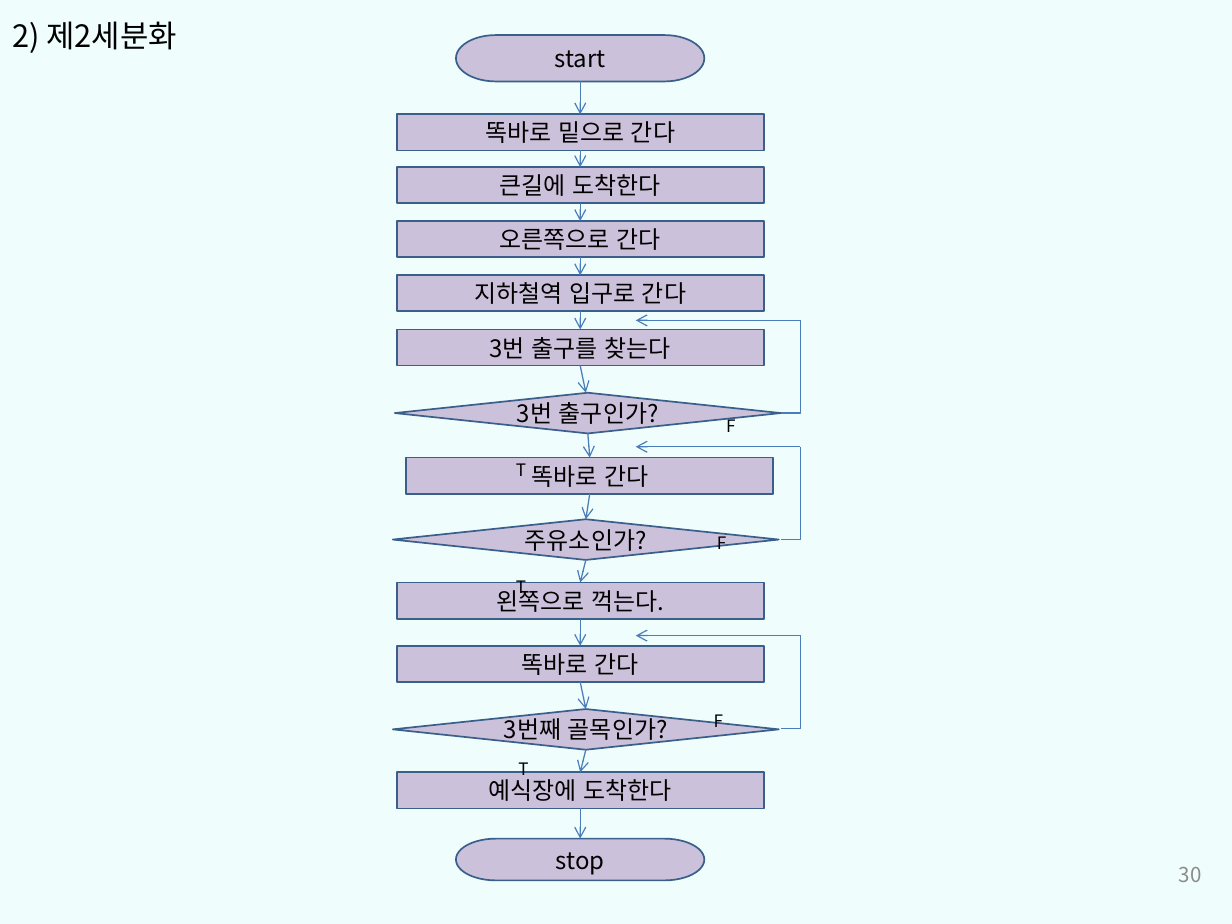
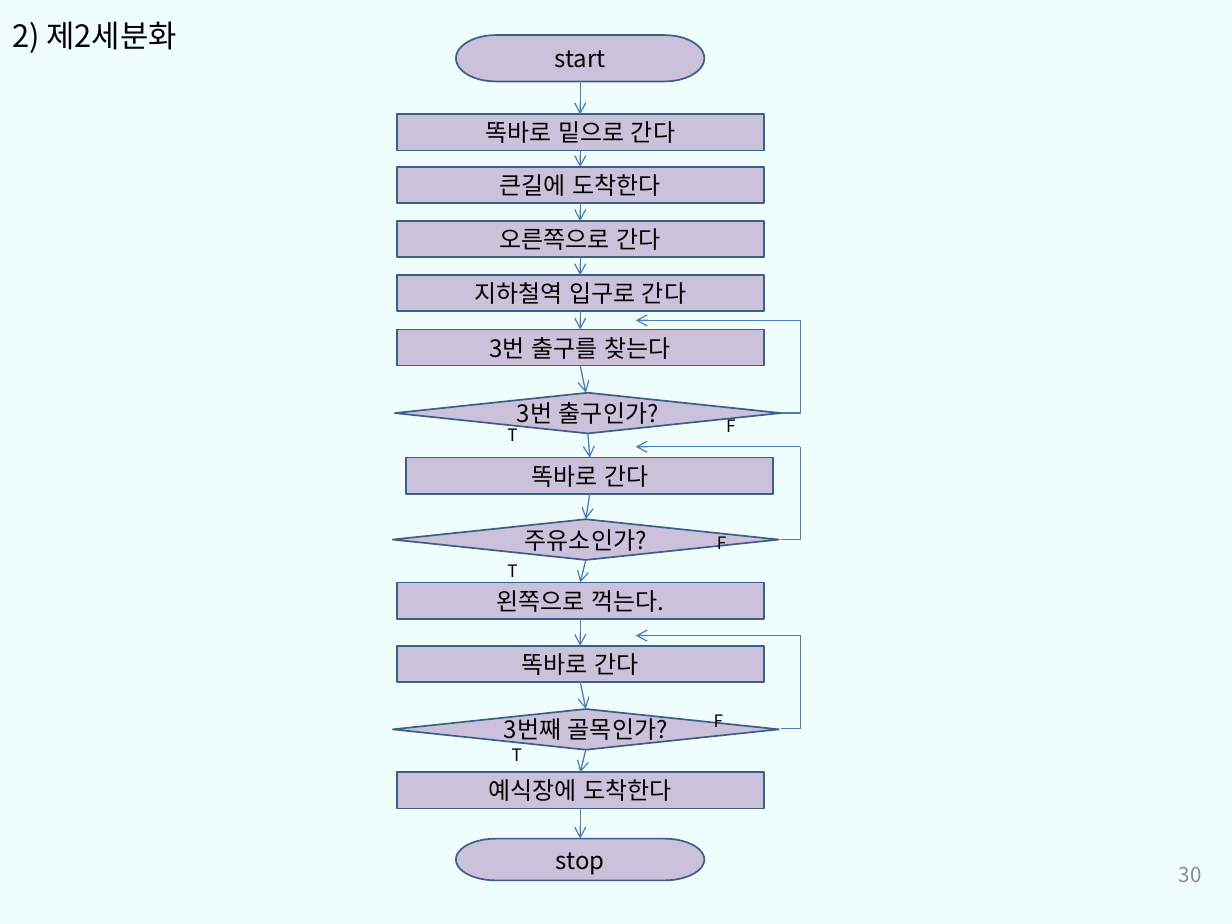
Before and after one commit to victoai/2024ClassMaterials, a slide deck: slide 30 of 알고리즘/알고리즘1/알고리즘_에이콘2024.pptx. Drawn at 1232x924 pixels with LibreOffice and Linux fonts; fonts in the diff are those of the drawing. Boxes give left, top, right and bottom in pixels: in the first picture for what was removed or moved away, otherwise in the second. Text is boxed around its words. In the diff, an @@ line names an element or a change of style, - is before the commit and + after.

```diff
--- a/알고리즘/알고리즘1/알고리즘_에이콘2024.pptx
+++ b/알고리즘/알고리즘1/알고리즘_에이콘2024.pptx
@@ text "T" rewrapped from <box>516,463,526,476</box> to <box>507,424,517,441</box> @@
@@ text "T" rewrapped from <box>516,575,526,598</box> to <box>507,564,517,583</box> @@
@@ text "T" rewrapped from <box>518,758,528,781</box> to <box>512,748,522,761</box> @@
```
Also in this commit, not shown: 10 other files.
